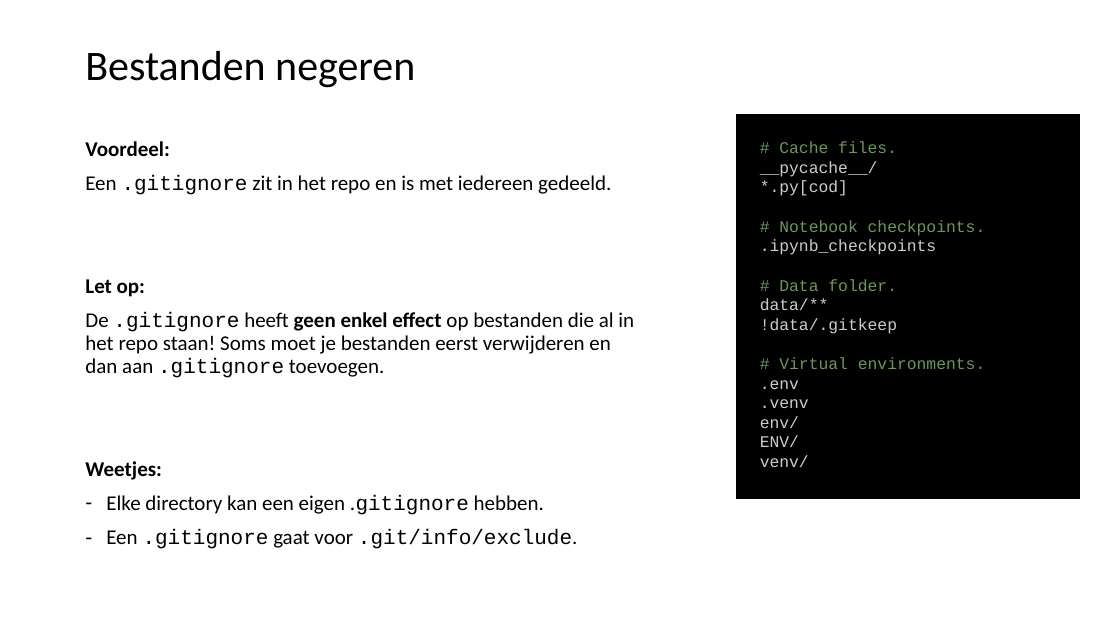
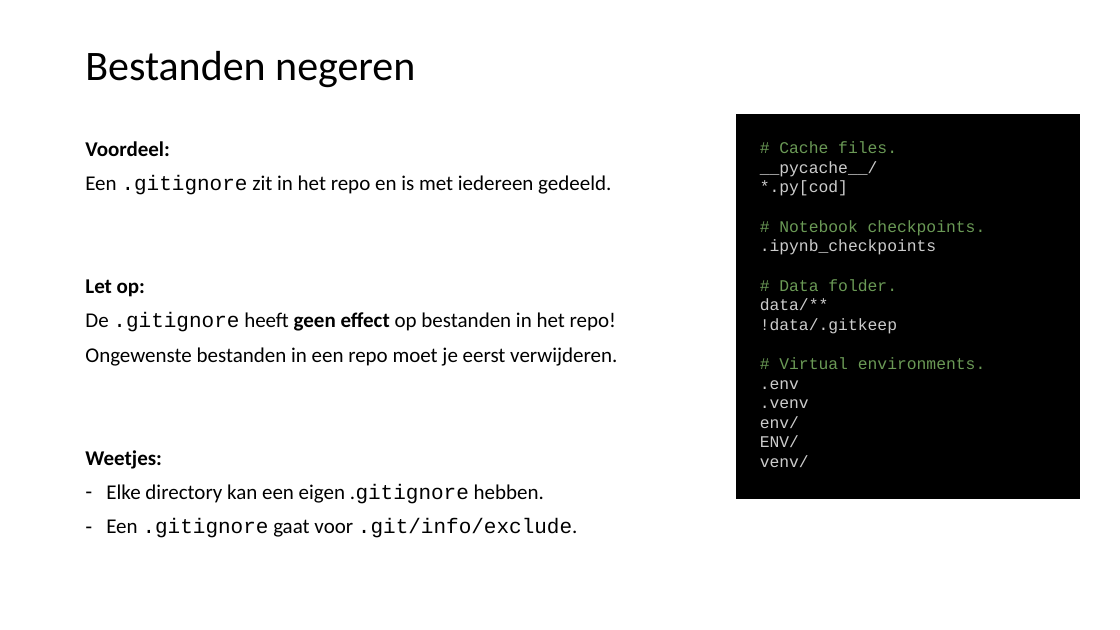
Before and after one commit to LFKoning/knowledge-sharing, a slide deck: slide 25 of git_course/1_basics/git_basic.pptx. Drawn at 1120x630 pixels with LibreOffice and Linux fonts; fonts in the diff are those of the drawing. Boxes give left, top, right and bottom in pixels: in the first picture for what was removed or moved away, otherwise in the second. Text is boxed around its words. In the diff, an @@ line names an element or a change of style, - is before the commit and + after.

```diff
--- a/git_course/1_basics/git_basic.pptx
+++ b/git_course/1_basics/git_basic.pptx
@@ text at box(85, 312, 617, 366): text changed @@
-De .gitignore heeft geen enkel effect op bestanden die al in het repo staan! Soms moet je bestanden eerst verwijderen en dan aan .gitignore toevoegen.
+De .gitignore heeft geen effect op bestanden in het repo!
+Ongewenste bestanden in een repo moet je eerst verwijderen.
```
Also in this commit, not shown: 32 other slides changed, 1 other file.
